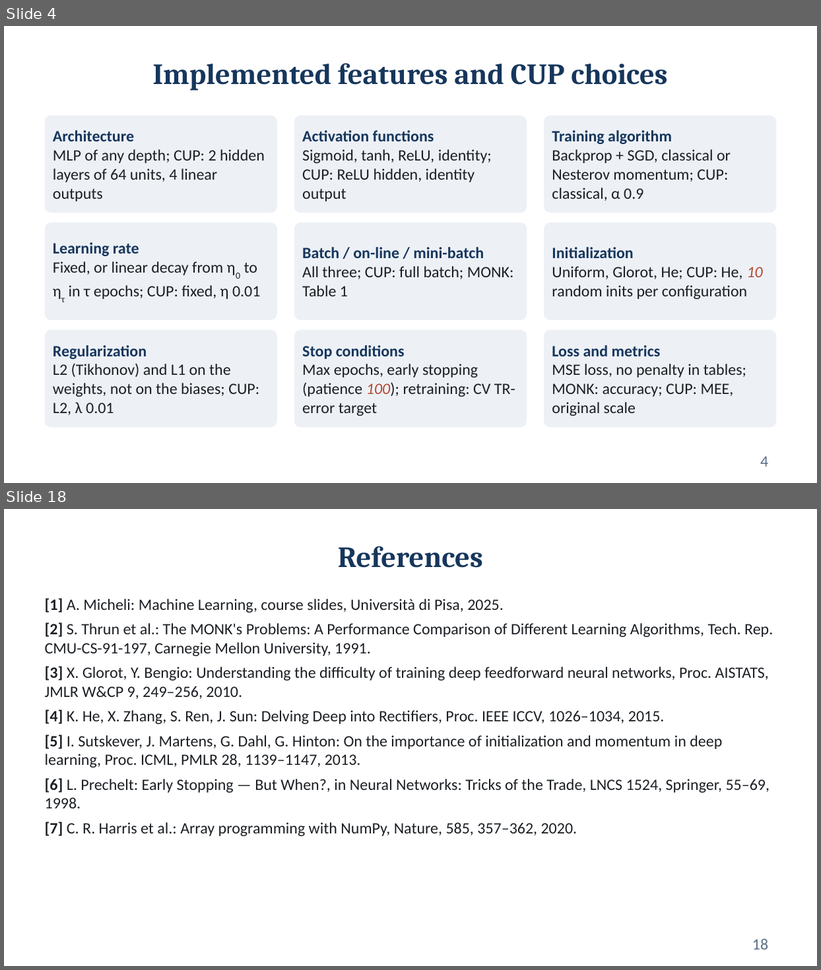
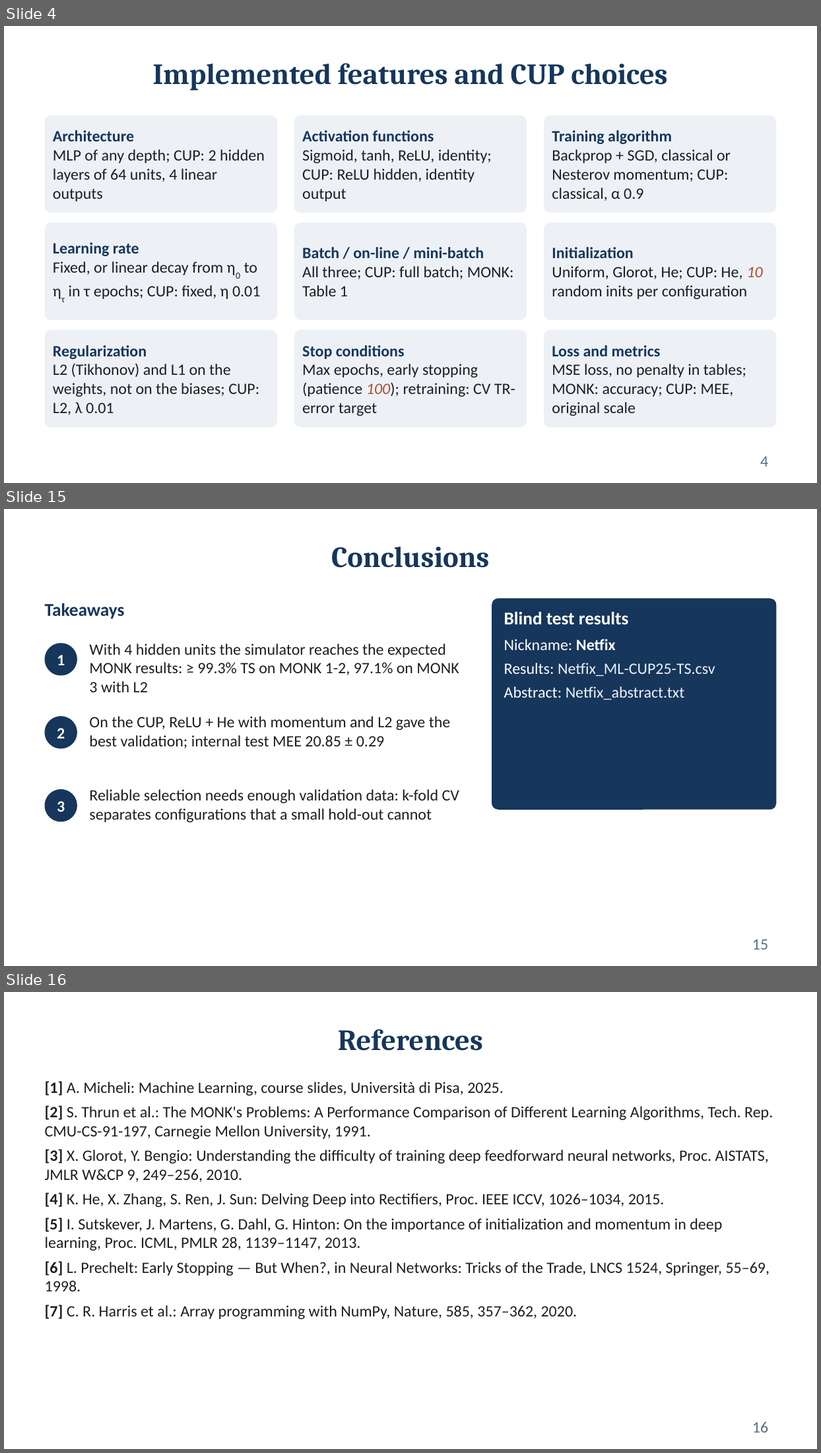
Before and after one commit to Fred-ef/ml_proj, a slide deck: Federico_Cristofaro_ML-2025_slides.pptx. Shown one above the other, each under a label of ours: slides 4 and 18 before the commit, slides 4, 15 and 16 after it; the slides between them are not shown. The pictures are 821x970 and 821x1453 pixels, drawn with LibreOffice and Linux fonts; fonts in the diff are those of the drawing. Boxes give left, top, right and bottom in pixels: in the first picture for what was removed or moved away, otherwise in the second. Text is boxed around its words. In the diff, an @@ line names an element or a change of style, - is before the commit and + after.

```diff
--- a/Federico_Cristofaro_ML-2025_slides.pptx
+++ b/Federico_Cristofaro_ML-2025_slides.pptx
@@ slide 15 added at (4,509,817,966), background #FFFFFF @@
@@ title added at (331,547,489,568), 26 pt, text #16365C, bold @@
+Conclusions
@@ text added at (45,603,125,619), 16 pt, text #16365C, bold @@
+Takeaways
@@ rounded rectangle added at (492,599,776,810), fill #16365C @@
@@ text added at (504,611,715,700), 14 pt, text #FFFFFF @@
+Blind test results
+Nickname: Netfix
+Results: Netfix_ML-CUP25-TS.csv
+Abstract: Netfix_abstract.txt
@@ ellipse added at (45,643,77,676), fill #16365C @@
@@ text added at (89,644,459,692), 14 pt, text #1B1F24 @@
+With 4 hidden units the simulator reaches the expected MONK results: ≥ 99.3% TS on MONK 1-2, 97.1% on MONK 3 with L2
@@ text added at (57,655,65,665), 14 pt, text #FFFFFF, bold @@
+1
@@ ellipse added at (45,716,77,749), fill #16365C @@
@@ text added at (89,716,451,749), 14 pt, text #1B1F24 @@
+On the CUP, ReLU + He with momentum and L2 gave the best validation; internal test MEE 20.85 ± 0.29
@@ text added at (57,728,65,739), 14 pt, text #FFFFFF, bold @@
+2
@@ ellipse added at (45,789,77,822), fill #16365C @@
@@ text added at (57,801,65,812), 14 pt, text #FFFFFF, bold @@
+3
@@ text added at (89,789,459,823), 14 pt, text #1B1F24 @@
+Reliable selection needs enough validation data: k-fold CV separates configurations that a small hold-out cannot
@@ page number added at (752,939,768,950), 14 pt, text #5A6F86 @@
+15
@@ what was slide 18 is now slide 16 @@
@@ page number at (752,1422,768,1433): text changed @@
-18
+16
```
Also in this commit, not shown: 10 slides changed, 4 other slides added, 10 slides removed, 1 other file.
